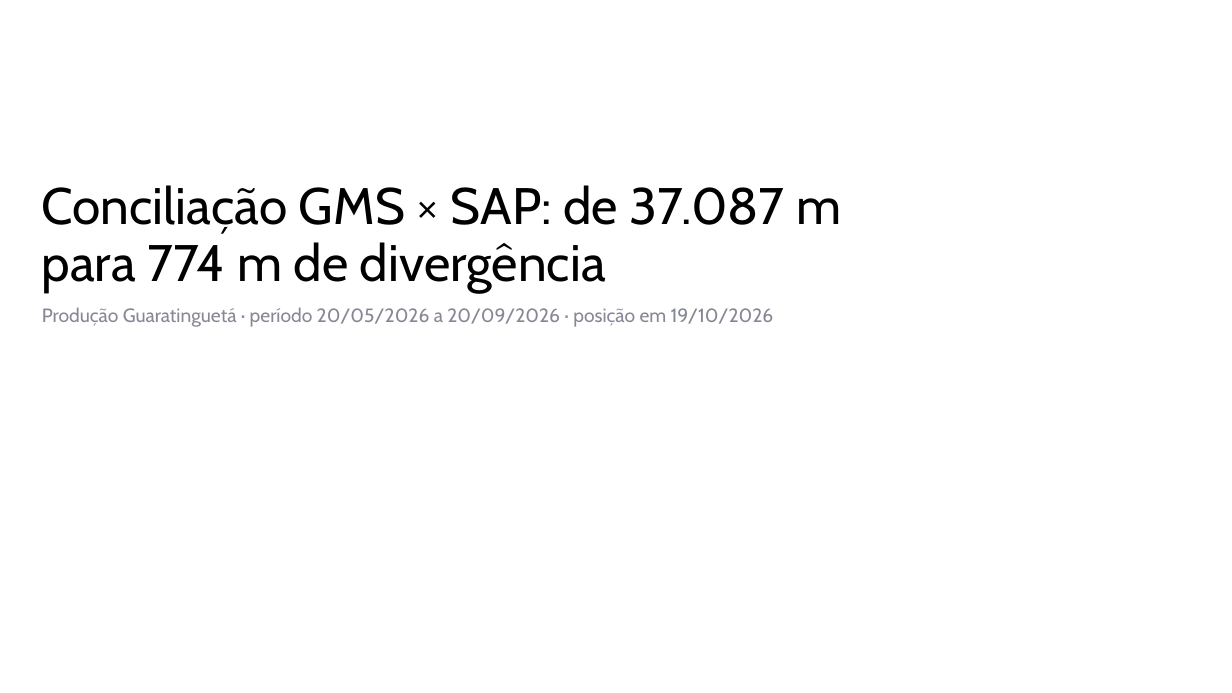
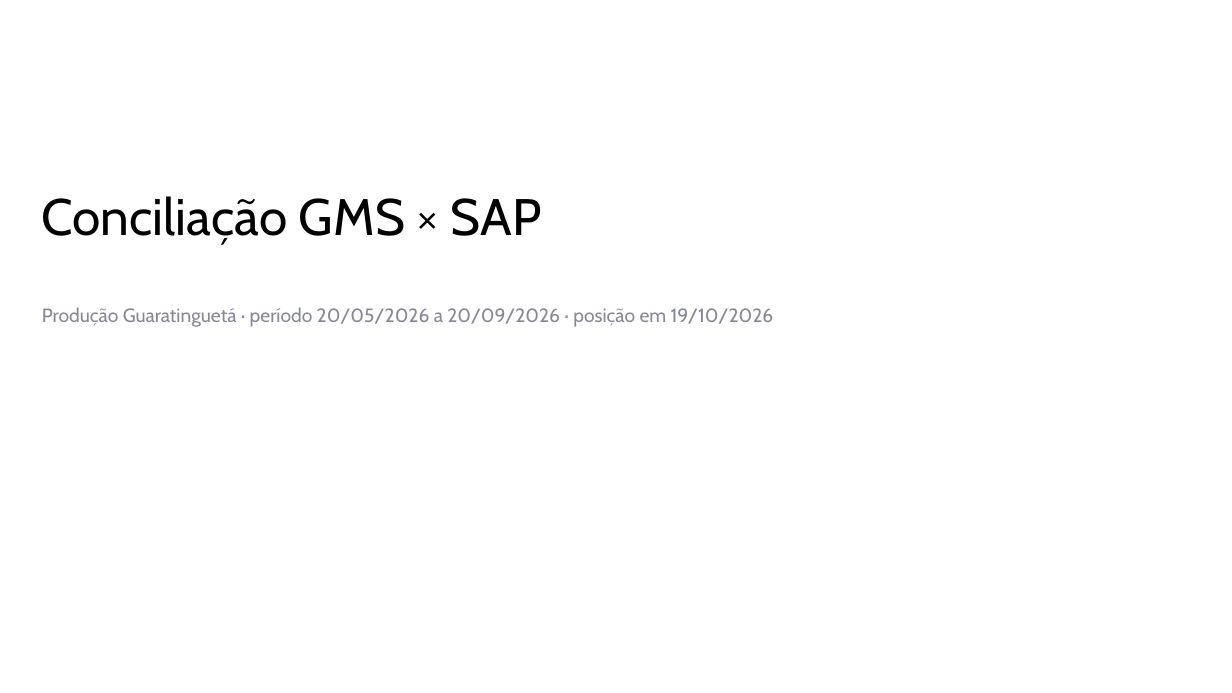
Before and after one commit to WilliamNRAmorim/Projetos, a slide deck: slide 1 of Producao_GMS_x_MB51/Apresentação/Tratativas_GMS_x_SAP.pptx. Drawn at 1232x693 pixels with LibreOffice and Linux fonts; fonts in the diff are those of the drawing; background and template pictures are left out. Boxes give left, top, right and bottom in pixels: in the first picture for what was removed or moved away, otherwise in the second. Text is boxed around its words. In the diff, an @@ line names an element or a change of style, - is before the commit and + after.

```diff
--- a/Producao_GMS_x_MB51/Apresentação/Tratativas_GMS_x_SAP.pptx
+++ b/Producao_GMS_x_MB51/Apresentação/Tratativas_GMS_x_SAP.pptx
@@ title at [42,196,542,245]: text changed @@
-Conciliação GMS × SAP: de 37.087 m para 774 m de divergência
+Conciliação GMS × SAP
```
Also in this commit, not shown: 3 other slides changed, 5 slides removed, 4 other files.
